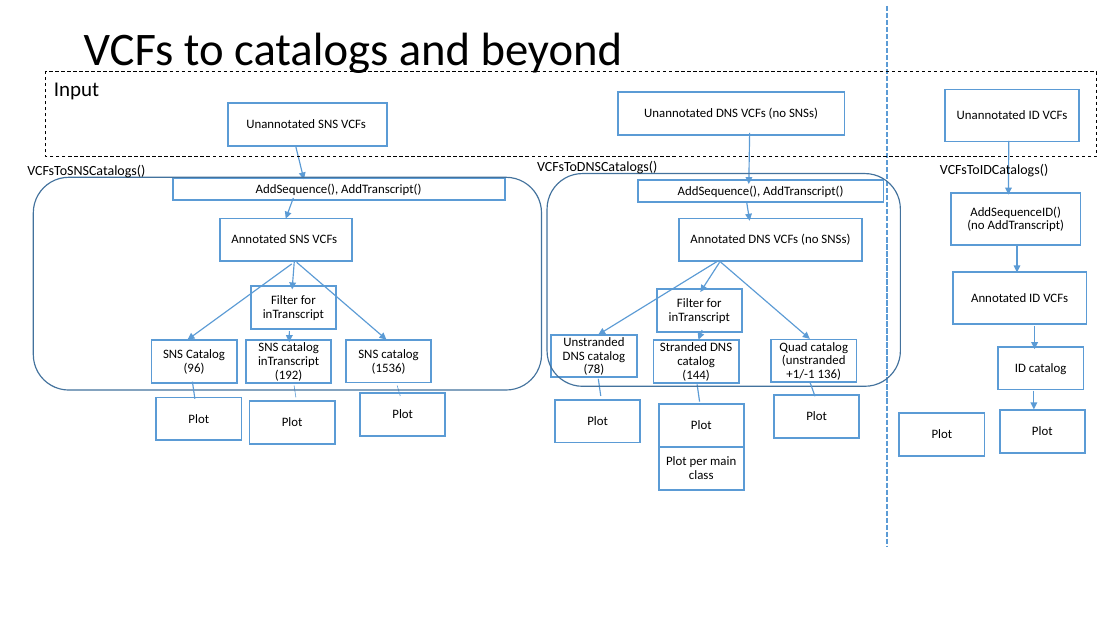
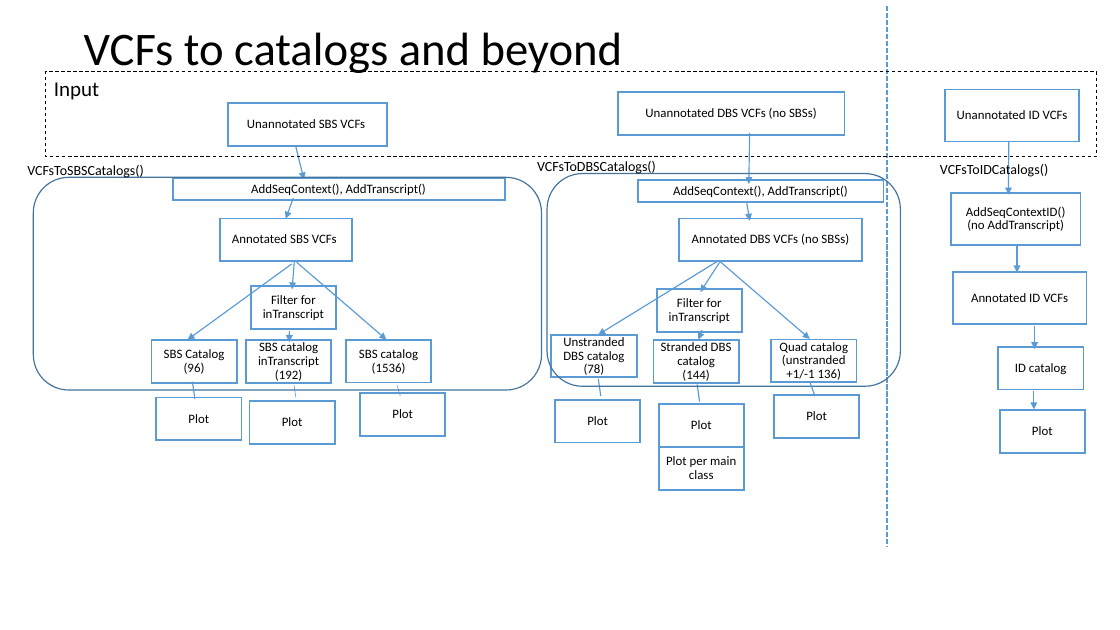
Before and after one commit to steverozen/ICAMS, a slide deck: slide 3 of data-raw/ICAMS-overview.pptx. Drawn at 1120x630 pixels with LibreOffice and Linux fonts; fonts in the diff are those of the drawing. Boxes give left, top, right and bottom in pixels: in the first picture for what was removed or moved away, otherwise in the second. Text is boxed around its words. In the diff, an @@ line names an element or a change of style, - is before the commit and + after.

```diff
--- a/data-raw/ICAMS-overview.pptx
+++ b/data-raw/ICAMS-overview.pptx
@@ background #CCE8CF to #FFFFFF @@
@@ text in freeform shape at (247, 119, 365, 128): text changed @@
-Unannotated SNS VCFs
+Unannotated SBS VCFs
@@ text in freeform shape at (645, 108, 817, 119): text changed @@
-Unannotated DNS VCFs (no SNSs)
+Unannotated DBS VCFs (no SBSs)
@@ text at (27, 165, 144, 179): text changed @@
-VCFsToSNSCatalogs()
+VCFsToSBSCatalogs()
@@ text at (537, 161, 656, 175): text changed @@
-VCFsToDNSCatalogs()
+VCFsToDBSCatalogs()
@@ text in freeform shape at (251, 183, 426, 195): text changed @@
-AddSequence(), AddTranscript()
+AddSeqContext(), AddTranscript()
@@ text in freeform shape at (673, 185, 848, 197): text changed @@
-AddSequence(), AddTranscript()
+AddSeqContext(), AddTranscript()
@@ text in freeform shape at (966, 206, 1065, 218): text changed @@
-AddSequenceID()
+AddSeqContextID()
@@ text in freeform shape at (232, 234, 337, 243): text changed @@
-Annotated SNS VCFs
+Annotated SBS VCFs
@@ text in freeform shape at (692, 233, 849, 245): text changed @@
-Annotated DNS VCFs (no SNSs)
+Annotated DBS VCFs (no SBSs)
@@ text in freeform shape at (164, 349, 224, 360): text changed @@
-SNS Catalog
+SBS Catalog
@@ text in freeform shape at (258, 340, 319, 367): text changed @@
-SNS catalog inTranscript
+SBS catalog inTranscript
@@ text in freeform shape at (359, 349, 418, 360): text changed @@
-SNS catalog
+SBS catalog
@@ text in freeform shape at (563, 335, 624, 364): text changed @@
-Unstranded DNS catalog
+Unstranded DBS catalog
@@ text in freeform shape at (661, 340, 732, 368): text changed @@
-Stranded DNS catalog
+Stranded DBS catalog
@@ freeform shape removed at (900, 413, 986, 456) @@
-Plot
```
Also in this commit, not shown: 2 other slides changed.
